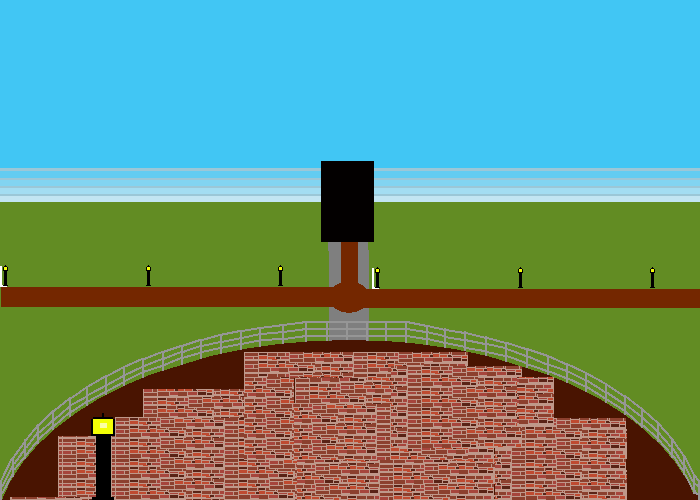
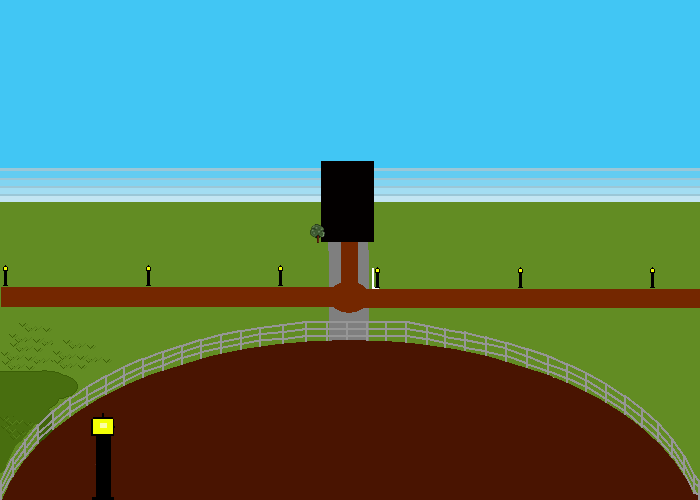
Layered file, before and after one edit (700 × 500). Changes by layer:
painted on "Layer 1" over [310, 224, 554, 426]
painted on "Background" over [0, 266, 627, 500]
